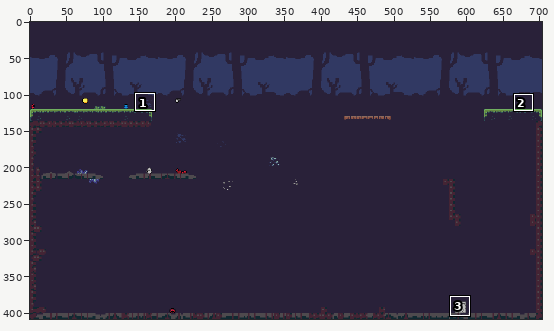
Pixel-art file -- res/backgrounds/l1.aseprite. Above: a wide view before the commit, with the close-up outlined.
Close-up. Before:
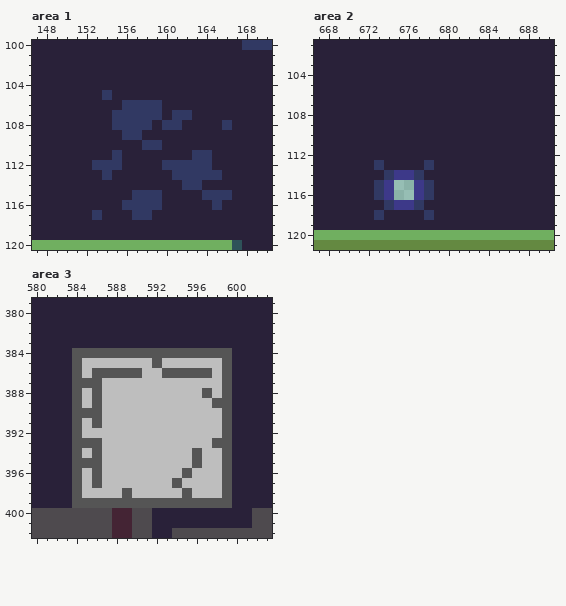
704x408 pixels, 1 frame. Shown: area 1: x 147..170, y 100..120; area 2: x 667..690, y 101..121; area 3: x 580..603, y 379..402. The commit also changed other parts of the picture, which this record leaves out.
And afterwards:
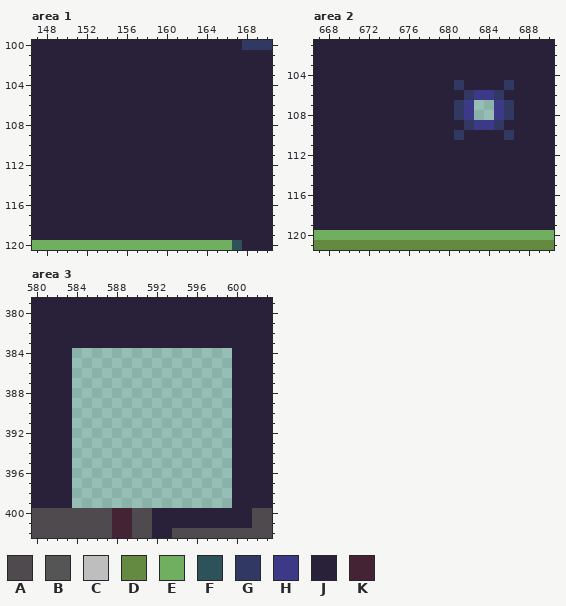
Palette (. is transparent): A #4e4a4e  B #555555  C #bebebe  D #648941  E #70af60  F #2e5259  G #313963  H #3d3989  J #292139  K #442434
Changes in this commit:
Changed rows in their new state; - is an unchanged pixel.
Area 1, layer "Tilemap 1":
first column x 153:
105 -J------------
106 ---JJJJ-------
107 --JJJJJ-JJ----
108 --JJJJ-JJ----J
109 ---JJ---------
110 -----JJ-------
111 --J-------JJ--
112 JJJ----JJJJJ--
113 -J------JJJJJ-
114 ---------JJ---
115 ----JJJ----JJJ
116 ---JJJJ-----J-
117 J---JJ--------
Area 2, layer "Tilemap 1":
first column x 673:
105 --------G----G
106 ---------GHHG-
107 --------GH..HG
108 --------GH..HG
109 ---------GHHG-
110 --------G----G
113 J----J--------
114 -JJJJ---------
115 JJJJJJ--------
116 JJJJJJ--------
117 -JJJJ---------
118 J----J--------
Area 3, layer "Tilemap 1":
first column x 584:
384 ................
385 ................
386 ................
387 ................
388 ................
389 ................
390 ................
391 ................
392 ................
393 ................
394 ................
395 ................
396 ................
397 ................
398 ................
399 ................
Boxes around the changes in both close-ups, in picture pixels (x1, y1, x2, y2):
changed: (92, 90, 232, 220)
changed: (374, 80, 514, 220)
erased: (72, 348, 232, 508)
